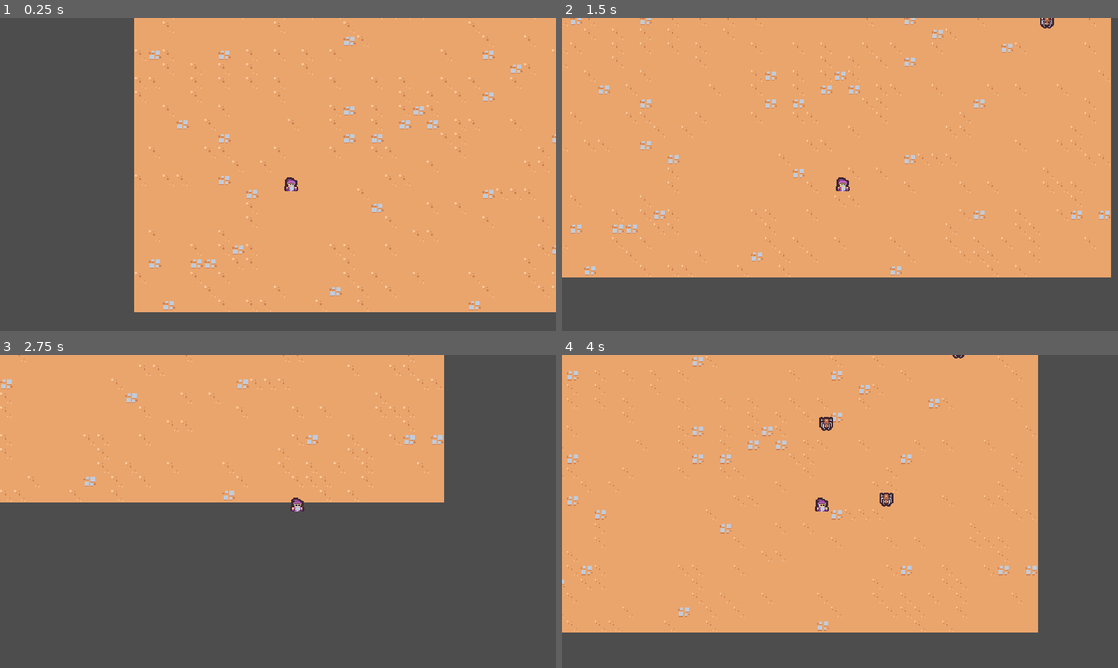
Above: before the commit, frames 1-4 (two rows, left to right).
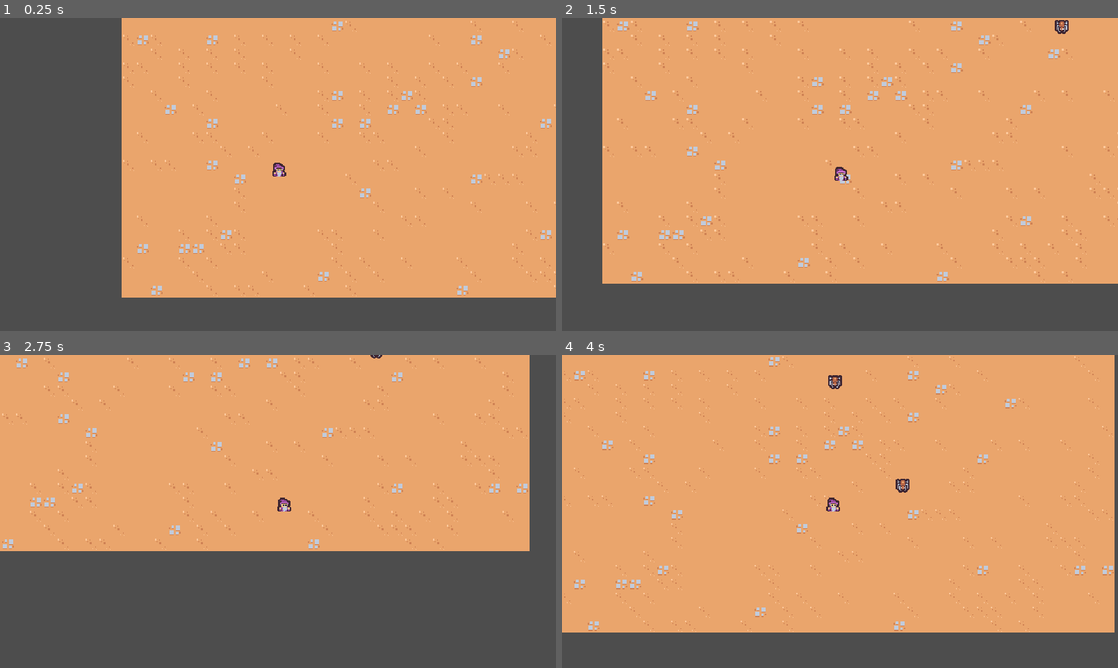
Above: after the commit, the same moments.

Repository: RdotSilva/Godot-2D-Survivor
Game: Godot game, scene res://scenes/main/main.tscn
The game is run twice, just before and just after one commit, with the same random seed, the same clock (stepped at 60 frames per second) and the same inputs.
Inputs:
- Up to frame 1 (0.25 s): no input
- Up to frame 2 (1.5 s): hold D (move_right) 0.53-1.28 s; hold S (move_down) from 1.28 s (still down)
- Up to frame 3 (2.75 s): release S (move_down) at 2.03 s; hold D (move_right) from 2.03 s (still down)
- Up to frame 4 (4 s): release D (move_right) at 2.78 s; hold W (move_up) 2.78-3.53 s; hold A (move_left) from 3.53 s (still down)

The runs differ from the first frame. In frame 1, 9.1% of the frame differs, in the area x 21-100%, y 0-94%; in frame 2, 13%; in frame 3, 24%, in the area x 0-96%, y 0-63%; in frame 4, 16%.

Commit message:
Add smoothing for player and camera

Diff:
--- a/scenes/game_camera/game_camera.gd
+++ b/scenes/game_camera/game_camera.gd
@@ -12,7 +12,7 @@
 	aquire_target()
 
 	# Formula used to create smooth "lerping"
-	var framerate_smoothing_formula = 1.0 - exp(-delta * 10)
+	var framerate_smoothing_formula = 1.0 - exp(-delta * 20)
 
 	global_position = global_position.lerp(target_position, framerate_smoothing_formula)
 
--- a/scenes/player/player.gd
+++ b/scenes/player/player.gd
@@ -1,6 +1,7 @@
 extends CharacterBody2D
 
-const MAX_SPEED = 200
+const MAX_SPEED = 125
+const ACCELERATION_SMOOTHING = 25
 
 
 # Called when the node enters the scene tree for the first time.
@@ -12,7 +13,9 @@
 func _process(delta: float) -> void:
 	var movement_vector = get_movement_vector()
 	var direction = movement_vector.normalized()
-	velocity = direction * MAX_SPEED
+	var target_velocity = direction * MAX_SPEED
+
+	velocity = velocity.lerp(target_velocity, 1 - exp(-delta *  ACCELERATION_SMOOTHING))
 
 	move_and_slide()
 
